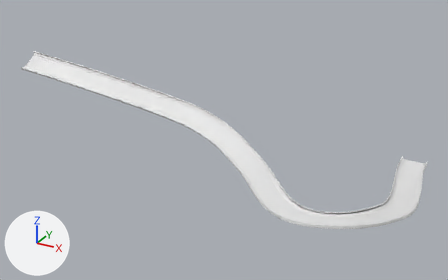
Before and after pictures for a commit that changed the FBX model Assets/Meshes/Roads/Road_Divided/Track_Redo_Segments_5.fbx.
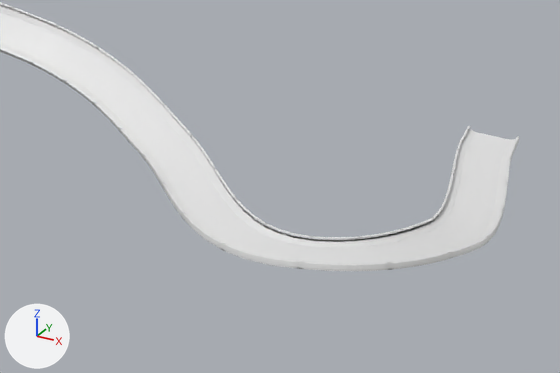
The first picture shows the older version from a camera (50 mm lens) standing at (-555.0, -2042.0, 609.0) and looking at (-1393.0, -517.0, -153.0). The close-ups show both versions on the part from 38% to 100% of the width and 33% to 100% of the height of that picture; other places that the commit changed are outside them. The lights are fixed; the arrows at lower left show +X, +Y and +Z. Where no turn or scale is listed for an object, it has been applied to the vertices.

Names of what the first close-up shows: 'Track_Main_Spiral.003', 'Track_Outside_Spiral.003', 'Track_Pipes_Post_Spiral.002', 'Track_Wall_Spiral.003'.
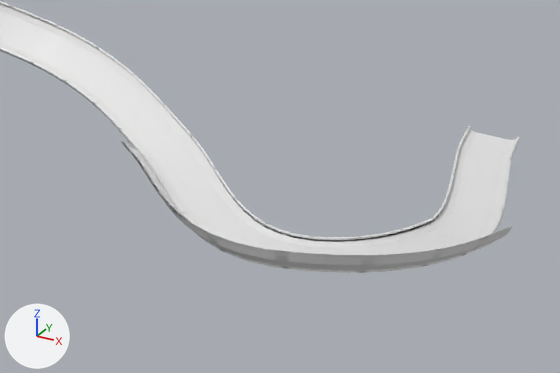
Location of each change, (x1, y1, x2, y2) in pixels of the close-ups (560 x 373 px):
'Track_Outside_Wall', added
    after: (121, 141, 513, 273)

The change, as a list of edits to the scene's bpy script:
```text
Add me_cube_212:
    me_cube_212.from_pydata(...)  # 810 vertices, 678 faces; spans x -1309.0..-773.0, y -842.0..-586.0, z -212.0..-144.0
Add ob_track_outside_wall:
    ob_track_outside_wall = bpy.data.objects.new('Track_Outside_Wall', me_cube_212)
    ob_track_outside_wall.location = (0.0, 0.0, 0.0)
```
